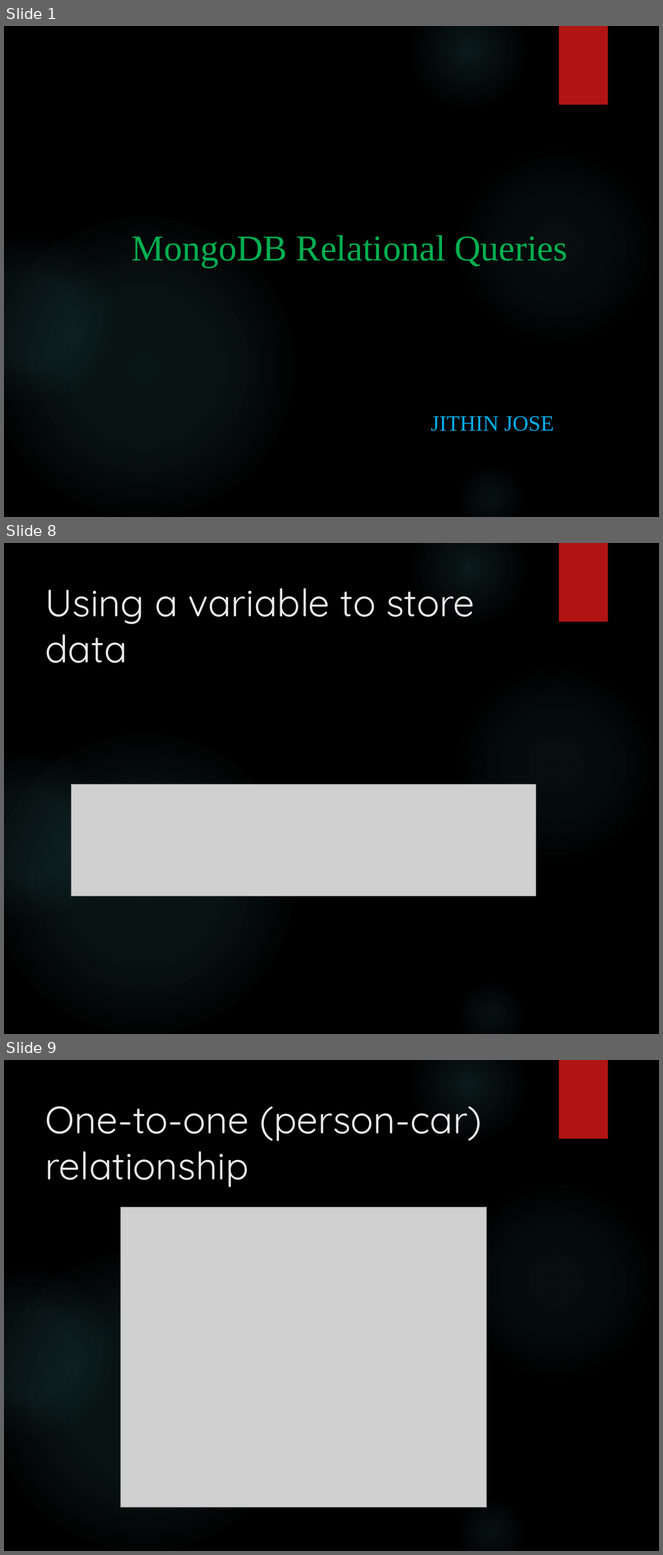
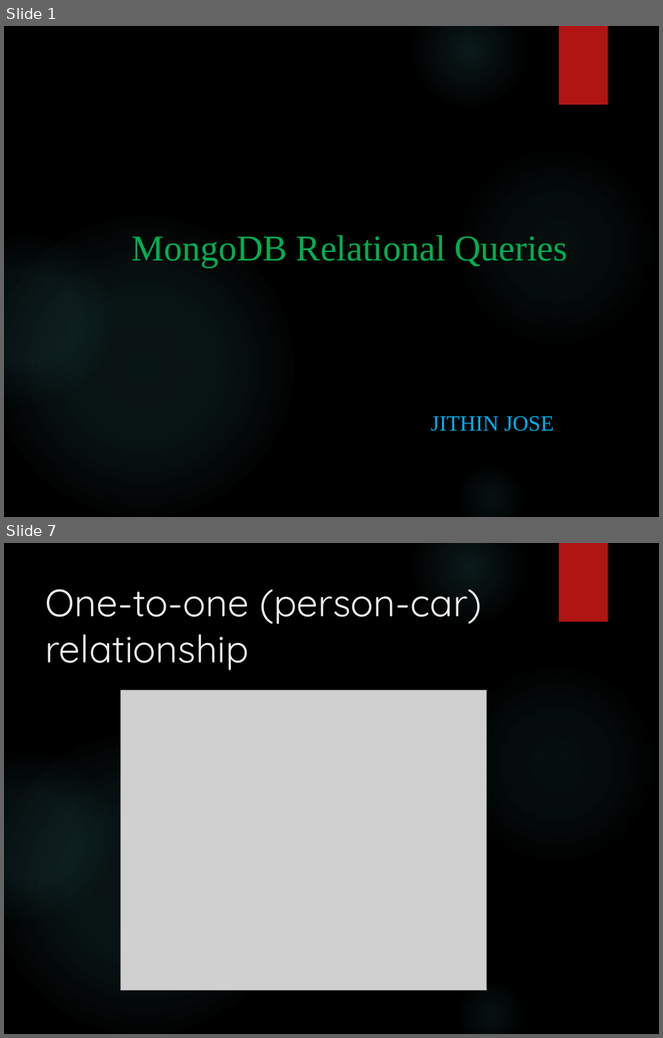
Before and after one commit to leg4822/ustdemo, a slide deck: MongoDB Relational Queries.pptx. Shown one above the other, each under a label of ours: slides 1, 8 and 9 before the commit, slides 1 and 7 after it; the slides between them are not shown. The pictures are 663x1555 and 663x1038 pixels, drawn with LibreOffice and Linux fonts; fonts in the diff are those of the drawing; grey boxes stand for pictures; background and template pictures are left out. Boxes give left, top, right and bottom in pixels: in the first picture for what was removed or moved away, otherwise in the second. Text is boxed around its words. In the diff, an @@ line names an element or a change of style, - is before the commit and + after.

```diff
--- a/MongoDB Relational Queries.pptx
+++ b/MongoDB Relational Queries.pptx
@@ slide 8 removed at (4, 543, 659, 1034), background picture (left out); not listed: 6 template elements that a slide beside it also shows @@
@@ title removed at (45, 588, 475, 663) @@
-Using a variable to store data
@@ picture removed at (72, 784, 536, 896) @@
@@ what was slide 9 is now slide 7 @@
```
Also in this commit, not shown: 7 slides changed, 3 other slides removed, 1 other file.
